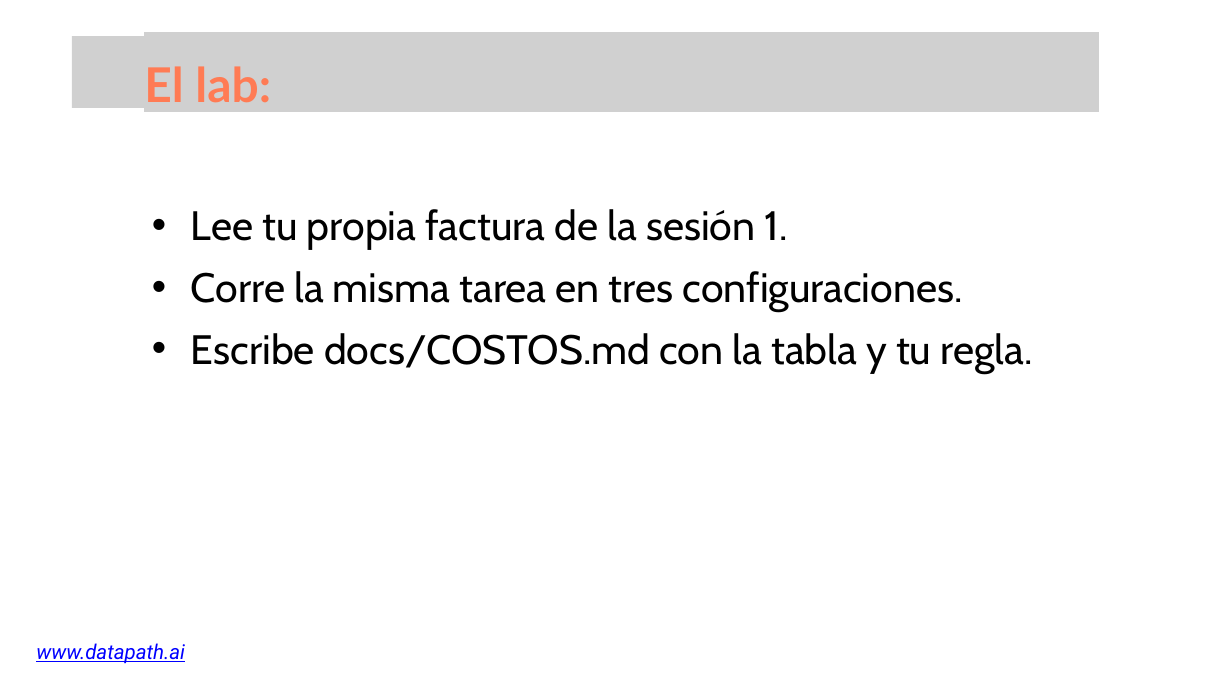
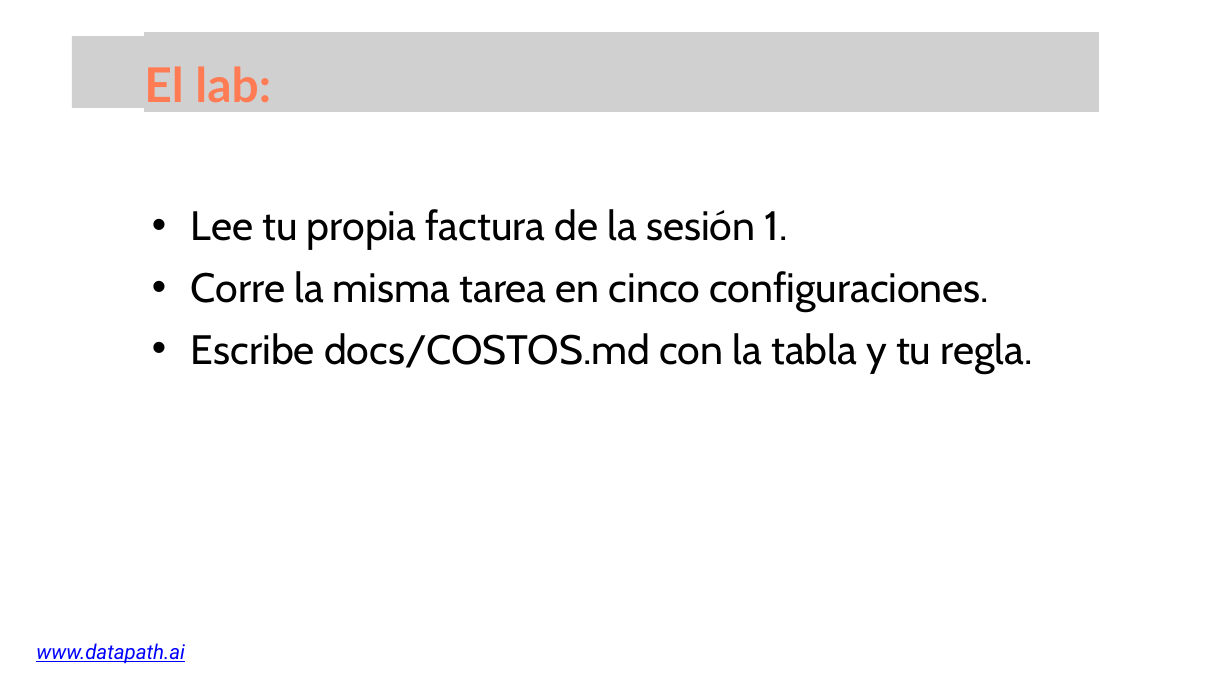
Before and after one commit to growlearnjo/merc_tech, a slide deck: slide 27 of doc_sesions/sesion3/Ed5_sesion3.pptx. Drawn at 1232x693 pixels with LibreOffice and Linux fonts; fonts in the diff are those of the drawing; grey boxes stand for pictures. Boxes give left, top, right and bottom in pixels: in the first picture for what was removed or moved away, otherwise in the second. Text is boxed around its words. In the diff, an @@ line names an element or a change of style, - is before the commit and + after.

```diff
--- a/doc_sesions/sesion3/Ed5_sesion3.pptx
+++ b/doc_sesions/sesion3/Ed5_sesion3.pptx
@@ text at <box>191,271,989,312</box>: text changed @@
-  • Corre la misma tarea en tres configuraciones.
+  • Corre la misma tarea en cinco configuraciones.
```
Also in this commit, not shown: 8 other slides changed, 17 other files.
